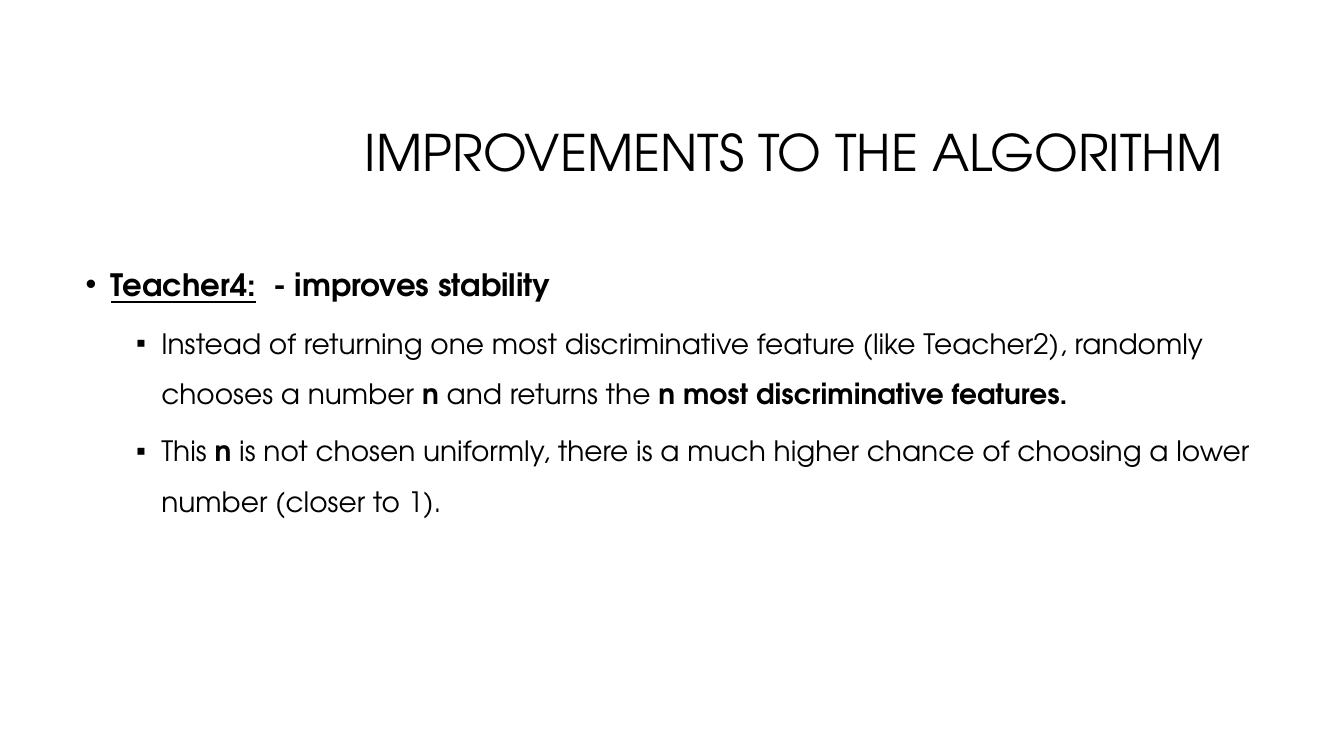
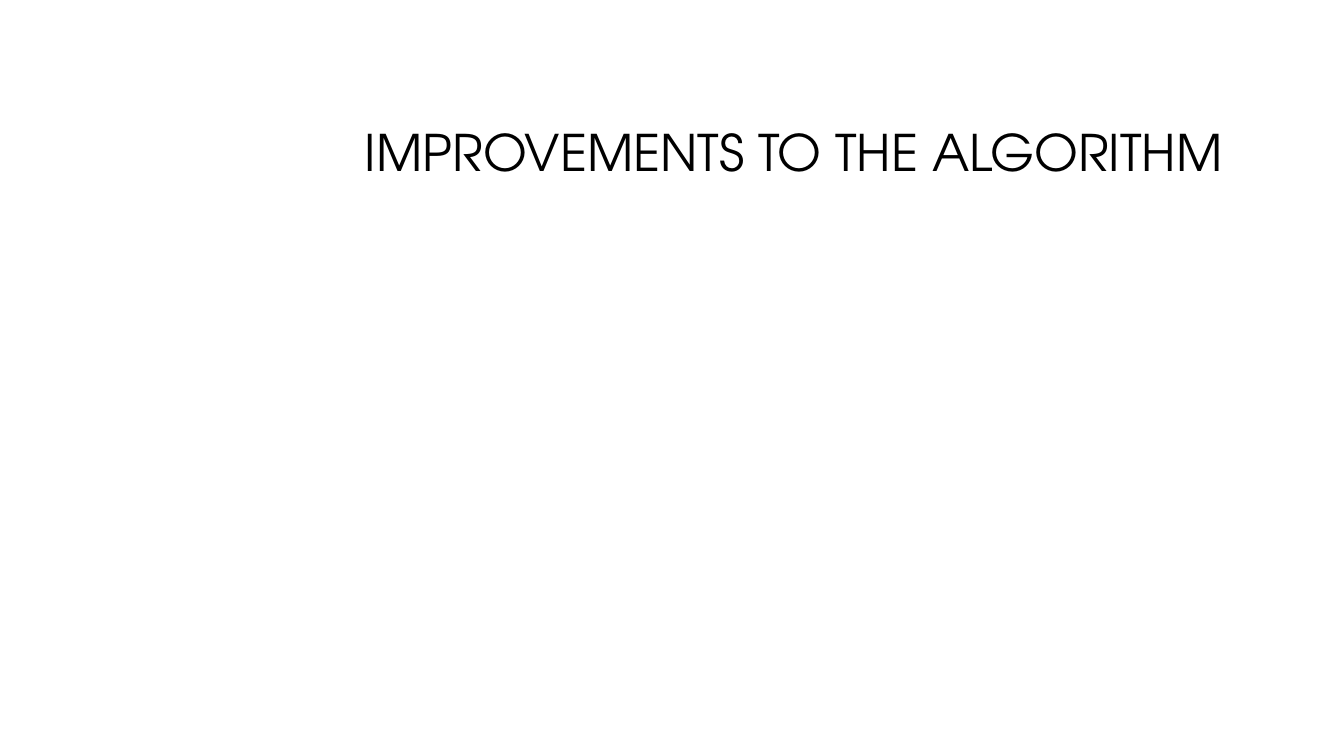
Before and after one commit to nivyosef12/Data-Analysis-Learning-with-Explanations, a slide deck: slide 10 of data_analysis_presentation_206100968_311128847.pptx (slide 11 before the commit). Drawn at 1344x756 pixels with LibreOffice and Linux fonts; fonts in the diff are those of the drawing; grey boxes stand for pictures; background and template pictures are left out. Boxes give left, top, right and bottom in pixels: in the first picture for what was removed or moved away, otherwise in the second. Text is boxed around its words. In the diff, an @@ line names an element or a change of style, - is before the commit and + after.

```diff
--- a/data_analysis_presentation_206100968_311128847.pptx
+++ b/data_analysis_presentation_206100968_311128847.pptx
@@ text removed at (111, 272, 1249, 518) @@
-• Teacher4: - improves stability
-  ▪ Instead of returning one most discriminative feature (like Teacher2), randomly chooses a number n and returns the n most discriminative features.
-  ▪ This n is not chosen uniformly, there is a much higher chance of choosing a lower number (closer to 1).
```
Also in this commit, not shown: 5 other slides changed, 2 slides added, 3 slides removed, 1 other file.
